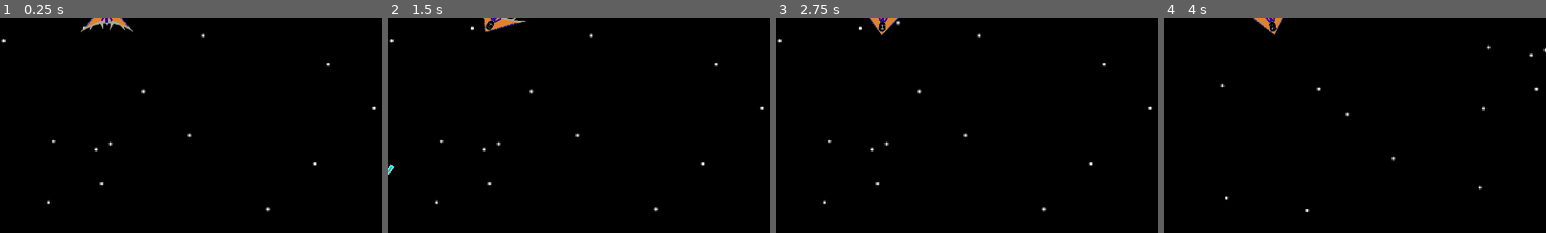
Above: before the commit, frames 1-4 (left to right).
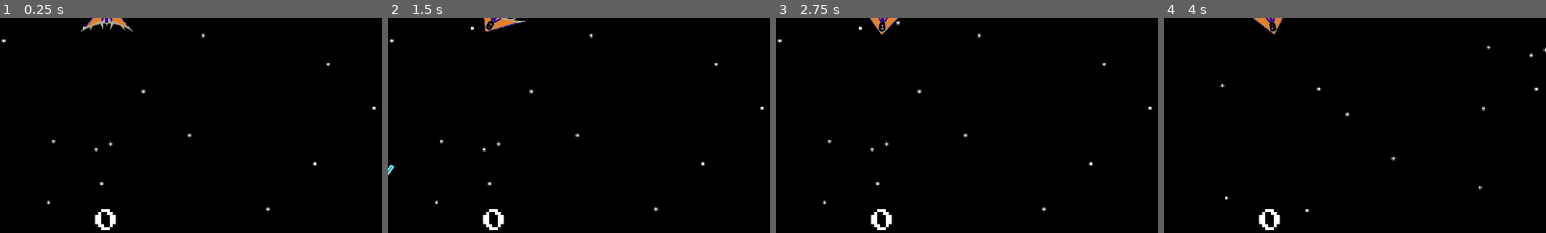
Above: after the commit, the same moments.

Repository: JustALover/Assteroids
Game: Godot game, scene res://Escenas/Game/ass_steroids.tscn
The game is run twice, just before and just after one commit, with the same random seed, the same clock (stepped at 60 frames per second) and the same inputs. The engine's default icon, where the game draws it, is replaced by a stand-in: a white triangle on a blue panel in a dark square.
Inputs:
- Up to frame 1 (0.25 s): no input
- Up to frame 2 (1.5 s): tap Enter at 0.5 s; hold D (RIGHT) 0.53-1.28 s; hold Shift (BOOST MOVEMENT) 0.53-1.28 s; hold A (LEFT) from 1.28 s (still down); tap Space (SHOOT) at 1.35 s
- Up to frame 3 (2.75 s): release A (LEFT) at 2.03 s; hold D (RIGHT) from 2.03 s (still down); hold Shift (BOOST MOVEMENT) from 2.03 s (still down)
- Up to frame 4 (4 s): release D (RIGHT) at 2.78 s; release Shift (BOOST MOVEMENT) at 2.78 s; hold W (UP) 2.78-3.53 s; tap Space (SHOOT) at 2.85 s; hold A (LEFT) from 3.53 s (still down); hold Shift (BOOST MOVEMENT) from 3.53 s (still down)
The pictures show only the part of the screen within x 36-86%, y 50-100%; the shares and areas given below are measured in that part.

The runs differ from the first frame. In frame 1, 0.3% of the frame differs, in the area x 24-31%, y 88-99%; in frame 2, 0.3%; in frame 3, 0.3%; in frame 4, 0.3%.

Commit message:
Added score when player destroys asteroids
Cada vez que el jugador destruye un meteorito le suma a su score:
El Meteorito gris da 10
El blanco da 5

Diff:
--- a/Escenas/Game/ass_steroids.tscn
+++ b/Escenas/Game/ass_steroids.tscn
@@ -3,6 +3,8 @@
 [ext_resource type="PackedScene" uid="uid://qxg2yqw0cdqt" path="res://Escenas/Player/nave_player.tscn" id="1_eeofm"]
 [ext_resource type="Texture2D" uid="uid://5isycfa3ebhg" path="res://Texturas/EstrellasFondo.png" id="1_pox43"]
 [ext_resource type="PackedScene" uid="uid://dwqw87qwkvp1d" path="res://Escenas/Enemy Spawner/enemy_spawner.tscn" id="3_g5kkq"]
+[ext_resource type="Script" uid="uid://bms55m6e63ygf" path="res://Escenas/Score/player_score.gd" id="4_dqheg"]
+[ext_resource type="FontFile" uid="uid://bcg3mmuo8svt8" path="res://Fonts/PressStart2P-Regular.ttf" id="5_c7aif"]
 
 [sub_resource type="RectangleShape2D" id="RectangleShape2D_pox43"]
 size = Vector2(221, 2103.5)
@@ -67,50 +69,54 @@
 
 [node name="EnemySpawnersPack" type="Node2D" parent="." unique_id=1961967120]
 
-[node name="EnemySpawner" parent="EnemySpawnersPack" unique_id=1219074892 instance=ExtResource("3_g5kkq")]
-position = Vector2(1.0000005, -1479)
-rotation = -1.5760323
-
 [node name="EnemySpawner3" parent="EnemySpawnersPack" unique_id=2012478858 instance=ExtResource("3_g5kkq")]
-position = Vector2(1816, -1471)
+position = Vector2(1270, -1512)
 rotation = -1.5760323
 
 [node name="EnemySpawner2" parent="EnemySpawnersPack" unique_id=1141217025 instance=ExtResource("3_g5kkq")]
-position = Vector2(-1780.9999, -1496)
+position = Vector2(-1179, -1504)
 rotation = -1.5760323
 
 [node name="EnemySpawner6" parent="EnemySpawnersPack" unique_id=663577117 instance=ExtResource("3_g5kkq")]
-position = Vector2(10, 1413)
+position = Vector2(-1398, 1316)
 rotation = 1.5707964
 
 [node name="EnemySpawner14" parent="EnemySpawnersPack" unique_id=10735914 instance=ExtResource("3_g5kkq")]
-position = Vector2(1785, 1364)
+position = Vector2(1174, 1323)
 rotation = 1.5707964
 
-[node name="EnemySpawner13" parent="EnemySpawnersPack" unique_id=1992041044 instance=ExtResource("3_g5kkq")]
-position = Vector2(-1748, 1389)
-rotation = 1.5707964
-
-[node name="EnemySpawner7" parent="EnemySpawnersPack" unique_id=1675700921 instance=ExtResource("3_g5kkq")]
-position = Vector2(-2323, -11)
-rotation = 3.1415927
-
 [node name="EnemySpawner10" parent="EnemySpawnersPack" unique_id=1379004791 instance=ExtResource("3_g5kkq")]
-position = Vector2(-2315, 958)
+position = Vector2(-2519, 803)
 rotation = 3.1415927
 
 [node name="EnemySpawner9" parent="EnemySpawnersPack" unique_id=1802393513 instance=ExtResource("3_g5kkq")]
-position = Vector2(-2331, -996)
+position = Vector2(-2559, -858)
 rotation = 3.1415927
 
-[node name="EnemySpawner8" parent="EnemySpawnersPack" unique_id=919239296 instance=ExtResource("3_g5kkq")]
-position = Vector2(3576, 6)
-rotation = -3.1415927
-
 [node name="EnemySpawner12" parent="EnemySpawnersPack" unique_id=926769582 instance=ExtResource("3_g5kkq")]
-position = Vector2(3592, 991)
+position = Vector2(3559, 779)
 rotation = -3.1415927
 
 [node name="EnemySpawner11" parent="EnemySpawnersPack" unique_id=209501437 instance=ExtResource("3_g5kkq")]
-position = Vector2(3576, -971)
+position = Vector2(3560, -849)
 rotation = -3.1415927
+
+[node name="PlayerScore" type="CanvasLayer" parent="." unique_id=1913061682]
+script = ExtResource("4_dqheg")
+
+[node name="PlayerScoreLabel" type="Label" parent="PlayerScore" unique_id=443670981]
+anchors_preset = 7
+anchor_left = 0.5
+anchor_top = 1.0
+anchor_right = 0.5
+anchor_bottom = 1.0
+offset_left = -20.0
+offset_top = -23.0
+offset_right = 20.0
+grow_horizontal = 2
+grow_vertical = 0
+theme_override_fonts/font = ExtResource("5_c7aif")
+theme_override_font_sizes/font_size = 40
+text = "0"
+horizontal_alignment = 1
+vertical_alignment = 2
--- a/Escenas/Global/global.gd
+++ b/Escenas/Global/global.gd
@@ -3,4 +3,12 @@
 func kill():
 	queue_free()
 
-var score_trial = 10
+var score = 0
+
+signal score_changed(new_score)
+
+var highest_score = 0
+
+func add_score(value):
+	score += value
+	score_changed.emit(score)
--- a/Escenas/Meteoritos/meteorito_blanco.gd
+++ b/Escenas/Meteoritos/meteorito_blanco.gd
@@ -19,7 +19,11 @@
 		queue_free()
 
 
+
 func _on_area_2d_area_entered(bala) -> void:
 	if bala.is_in_group("bullets"):
+		#PUNTAJE:
+		Global.add_score(5)
+		#DESTRUIR BALA Y ASTEROIDE
 		queue_free()
 		bala.queue_free()
--- a/Escenas/Meteoritos/meteorito_gris.gd
+++ b/Escenas/Meteoritos/meteorito_gris.gd
@@ -21,5 +21,8 @@
 
 func _on_area_2d_area_entered(bala) -> void:
 	if bala.is_in_group("bullets"):
+		#PUNTAJE:
+		Global.add_score(10)
+		#DESTRUIR BALA Y ASTEROIDE
 		queue_free()
 		bala.queue_free()
--- /dev/null
+++ b/Escenas/Pantalla de Muerte/youre_dead_menu.tscn
@@ -0,0 +1,14 @@
+[gd_scene format=3 uid="uid://bs28dmvauvti3"]
+
+[node name="YoureDeadMenu" type="Control" unique_id=1607171572]
+layout_mode = 3
+anchors_preset = 15
+anchor_right = 1.0
+anchor_bottom = 1.0
+grow_horizontal = 2
+grow_vertical = 2
+
+[node name="Label" type="Label" parent="." unique_id=1565580038]
+layout_mode = 0
+offset_right = 40.0
+offset_bottom = 23.0
--- /dev/null
+++ b/Escenas/Score/player_score.gd
@@ -0,0 +1,11 @@
+extends CanvasLayer
+
+@onready var score_label = $PlayerScoreLabel
+
+func _ready():
+	Global.score_changed.connect(_on_score_changed)
+
+	_on_score_changed(Global.score)
+
+func _on_score_changed(new_score):
+	score_label.text = str(new_score)
--- /dev/null
+++ b/Escenas/Score/player_score.tscn
@@ -0,0 +1,27 @@
+[gd_scene format=3 uid="uid://bqeosked7nujo"]
+
+[ext_resource type="FontFile" uid="uid://bcg3mmuo8svt8" path="res://Fonts/PressStart2P-Regular.ttf" id="1_5h7dq"]
+
+[node name="PlayerScore" type="Control" unique_id=1549266308]
+layout_mode = 3
+anchors_preset = 15
+anchor_right = 1.0
+anchor_bottom = 1.0
+grow_horizontal = 2
+grow_vertical = 2
+size_flags_vertical = 8
+
+[node name="Label" type="Label" parent="." unique_id=1159510190]
+layout_mode = 1
+anchors_preset = 5
+anchor_left = 0.5
+anchor_right = 0.5
+offset_left = -37.5
+offset_right = 37.5
+offset_bottom = 50.0
+grow_horizontal = 2
+theme_override_fonts/font = ExtResource("1_5h7dq")
+theme_override_font_sizes/font_size = 40
+text = "0"
+horizontal_alignment = 1
+vertical_alignment = 2
Not shown, added: Escenas/Score/player_score.gd.uid
Binary file added: Fonts/PressStart2P-Regular.ttf
Not shown, added: Fonts/PressStart2P-Regular.ttf.import
